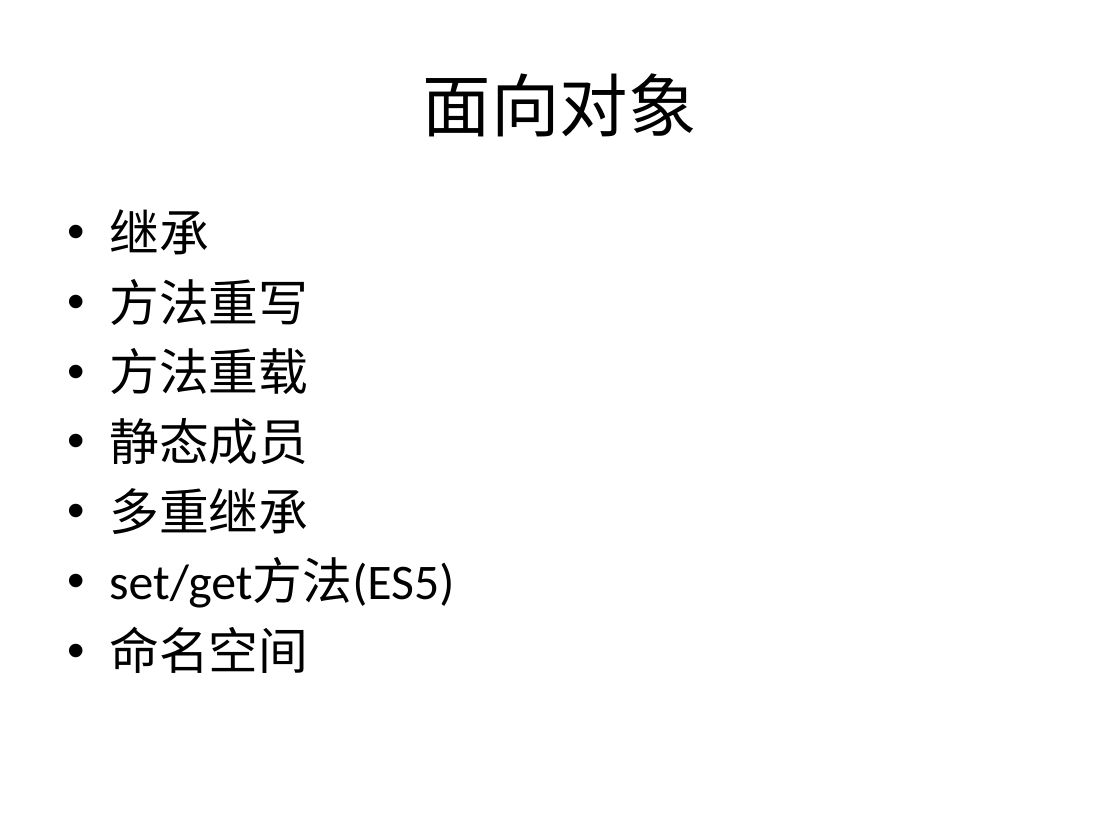
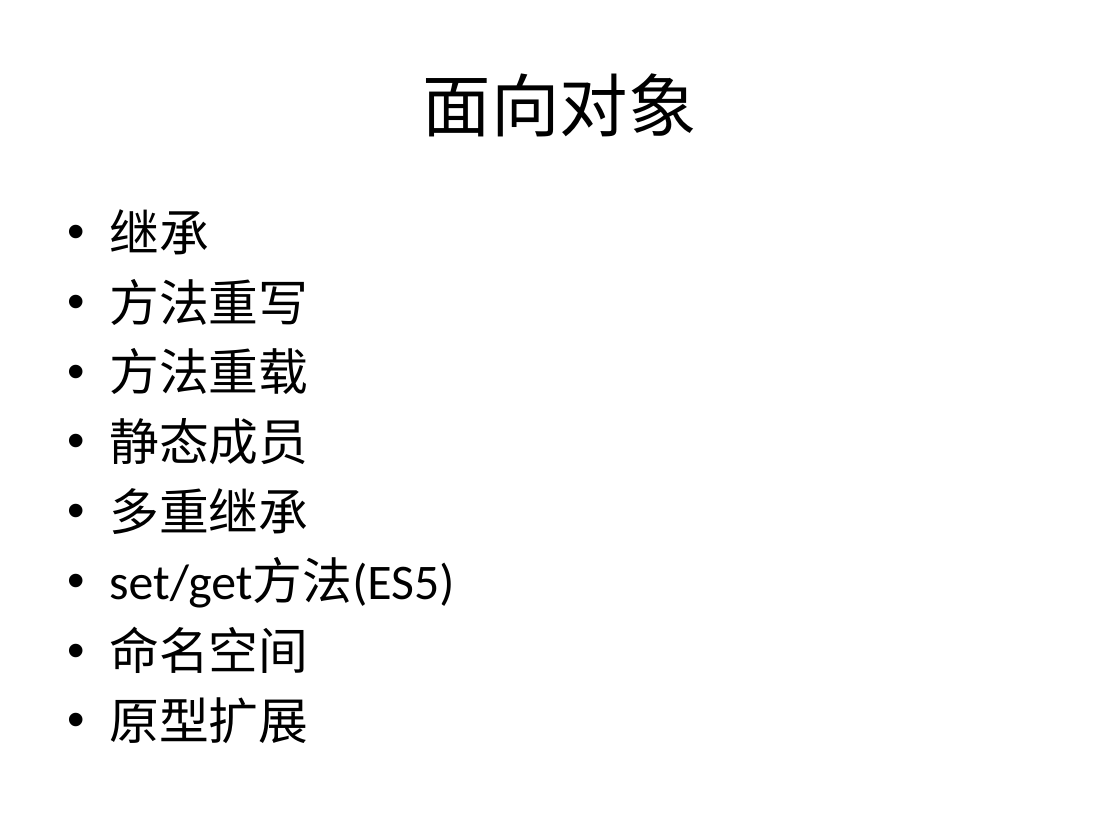
Before and after one commit to plter/HTML5Course20160612, a slide deck: slide 31 of Web前端教学记录.pptx. Drawn at 1120x840 pixels with LibreOffice and Linux fonts; fonts in the diff are those of the drawing. Boxes give left, top, right and bottom in pixels: in the first picture for what was removed or moved away, otherwise in the second. Text is boxed around its words. In the diff, an @@ line names an element or a change of style, - is before the commit and + after.

Commit message:
prototype 实现面向对象

```diff
--- a/Web前端教学记录.pptx
+++ b/Web前端教学记录.pptx
@@ text at [109,697,308,743]: paragraph added @@
+• 原型扩展
```
Also in this commit, not shown: 5 other files.
